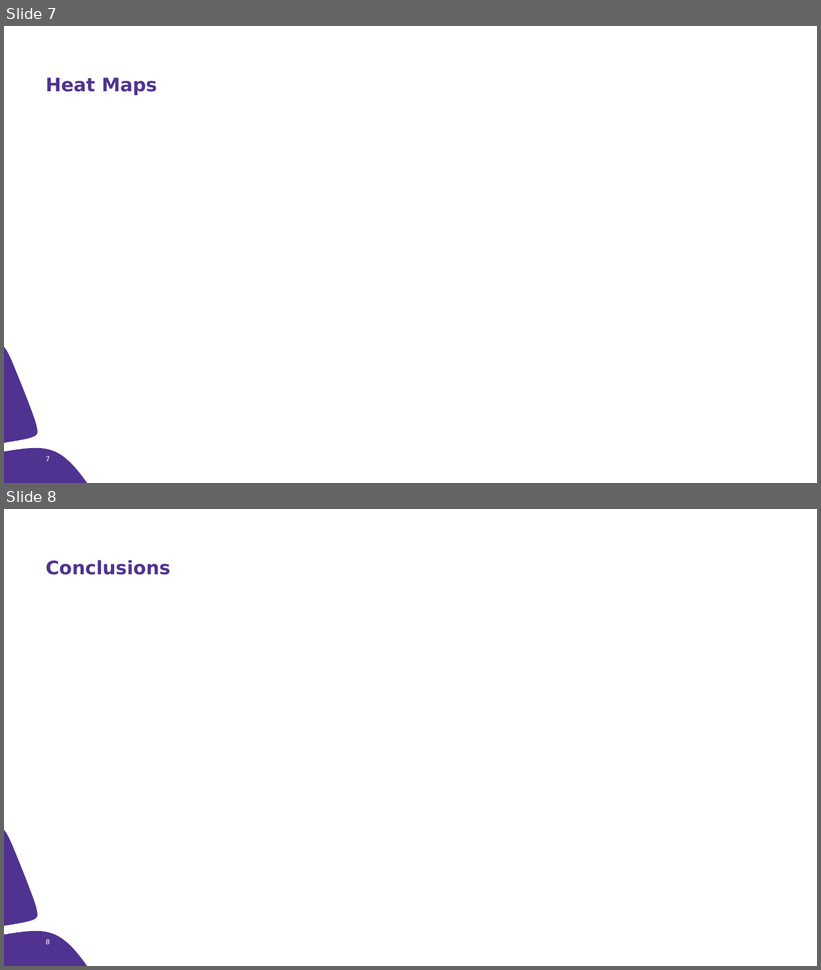
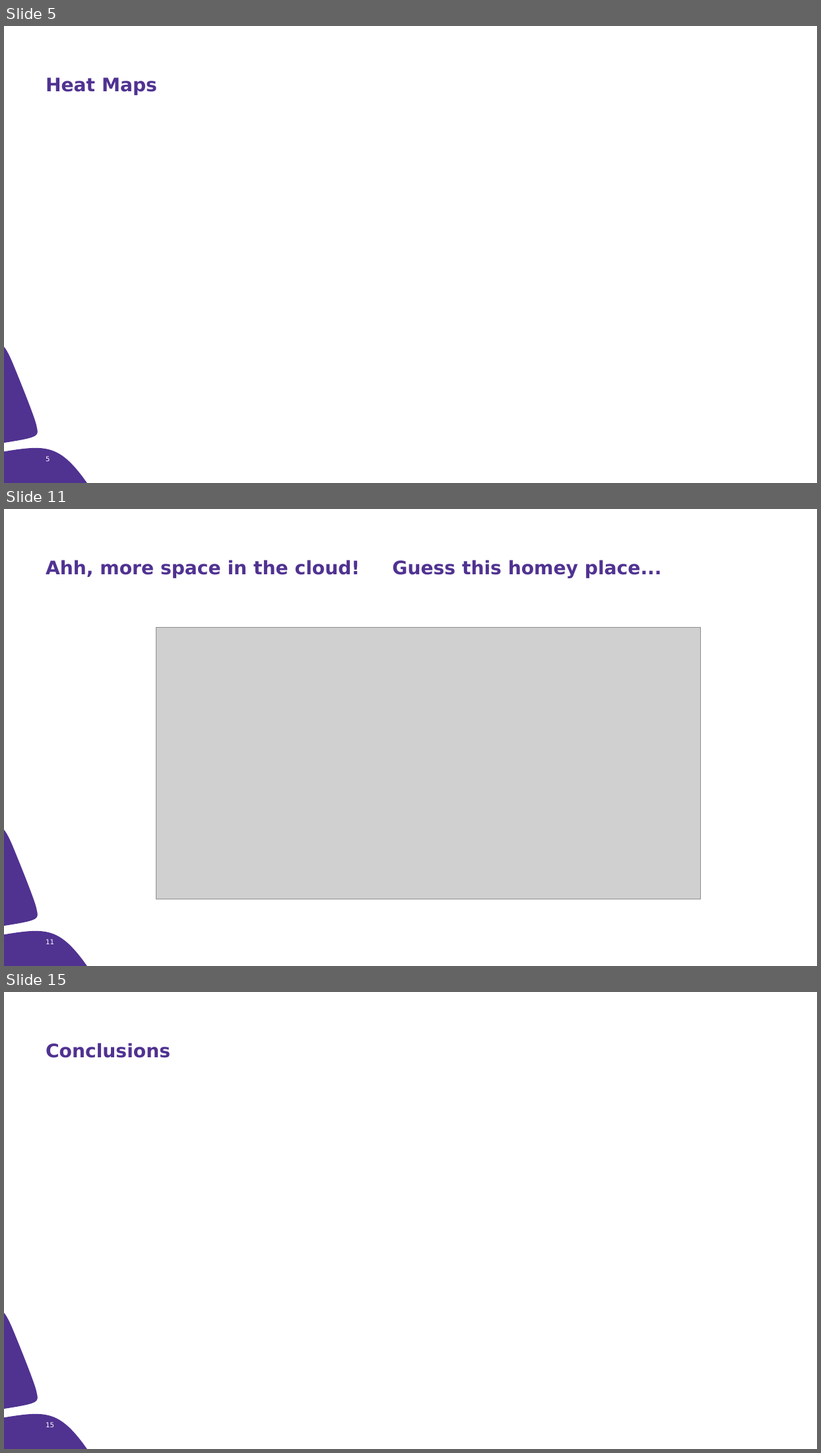
Before and after one commit to christinemazur/project1, a slide deck: AirBNB.pptx. Shown one above the other, each under a label of ours: slides 7 and 8 before the commit, slides 5, 11 and 15 after it; the slides between them are not shown. The pictures are 821x970 and 821x1453 pixels, drawn with LibreOffice and Linux fonts; fonts in the diff are those of the drawing; grey boxes stand for pictures. Boxes give left, top, right and bottom in pixels: in the first picture for what was removed or moved away, otherwise in the second. Text is boxed around its words. In the diff, an @@ line names an element or a change of style, - is before the commit and + after.

```diff
--- a/AirBNB.pptx
+++ b/AirBNB.pptx
@@ slide 11 added at [4,509,817,966], background #FFFFFF; not listed: 2 template elements that a slide beside it also shows @@
@@ title added at [46,560,662,578], 22 pt, text #503291, bold @@
+Ahh, more space in the cloud! Guess this homey place...
@@ picture added at [156,627,700,900] @@
@@ rectangle added at [714,916,787,954], fill #FFFFFF @@
@@ page number added at [46,939,54,945], 8 pt, text #FFFFFF @@
+11
@@ rectangle added at [79,935,382,951], fill #FFFFFF @@
@@ what was slide 7 is now slide 5 @@
@@ page number at [46,456,50,462]: text changed @@
-7
+5
@@ what was slide 8 is now slide 15 @@
@@ page number at [46,1422,54,1428]: text changed @@
-8
+15
```
Also in this commit, not shown: 5 slides changed, 8 other slides added, 2 slides removed, 4 other files.
